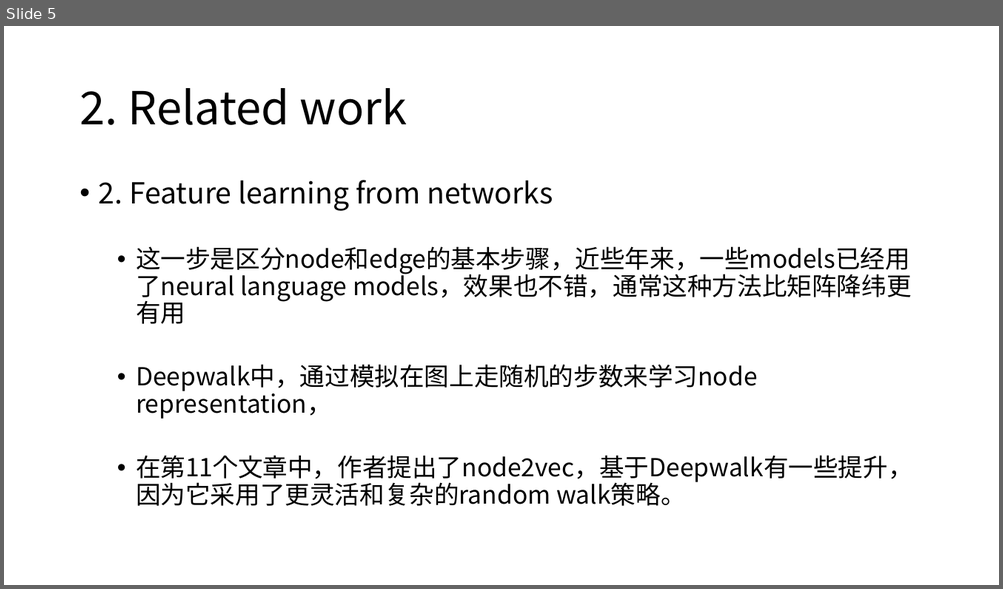
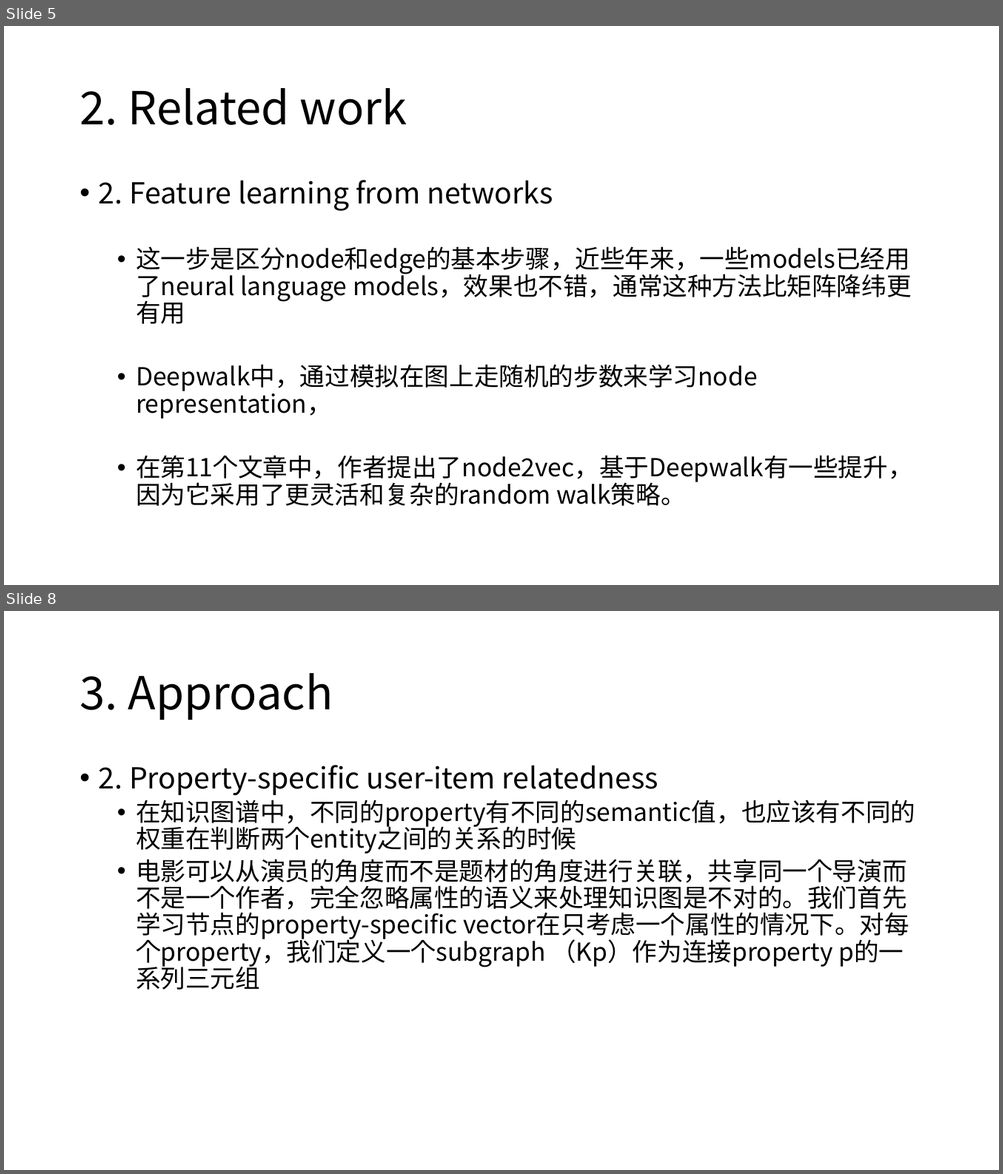
Before and after one commit to gsanou/knowledge-graph, a slide deck: entity2rec/entity2rec.pptx. Shown one above the other, each under a label of ours: slide 5 before the commit, slides 5 and 8 after it; the slides between them are not shown. The pictures are 1003x589 and 1003x1174 pixels, drawn with LibreOffice and Linux fonts; fonts in the diff are those of the drawing. Boxes give left, top, right and bottom in pixels: in the first picture for what was removed or moved away, otherwise in the second. Text is boxed around its words. In the diff, an @@ line names an element or a change of style, - is before the commit and + after.

```diff
--- a/entity2rec/entity2rec.pptx
+++ b/entity2rec/entity2rec.pptx
@@ slide 8 added at bbox=[4, 611, 999, 1170], background #FFFFFF @@
@@ title added at bbox=[79, 673, 333, 720], 44 pt, text #000000 @@
+3. Approach
@@ text added at bbox=[99, 765, 915, 968], 24 pt, text #000000 @@
+• 2. Property-specific user-item relatedness
+  • 在知识图谱中，不同的property有不同的semantic值，也应该有不同的权重在判断两个entity之间的关系的时候
+  • 电影可以从演员的角度而不是题材的角度进行关联，共享同一个导演而不是一个作者，完全忽略属性的语义来处理知识图是不对的。我们首先学习节点的property-specific vector在只考虑一个属性的情况下。对每个property，我们定义一个subgraph （Kp）作为连接property p的一系列三元组
```
Also in this commit, not shown: 4 other slides added, 3 slides removed.
